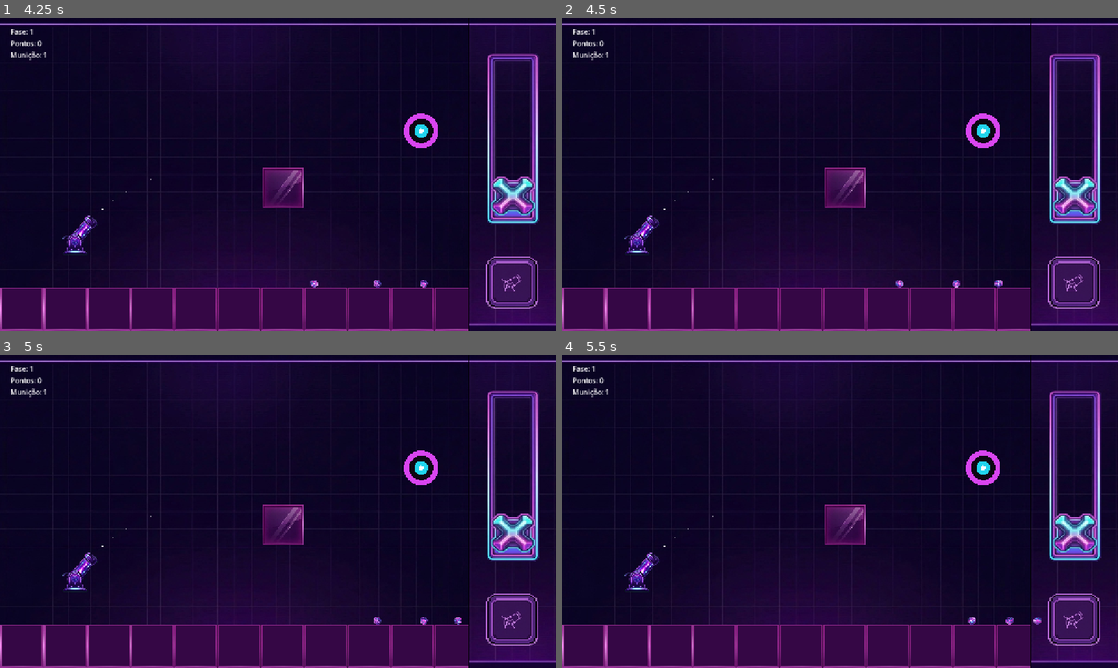
Above: before the commit, frames 1-4 (two rows, left to right).
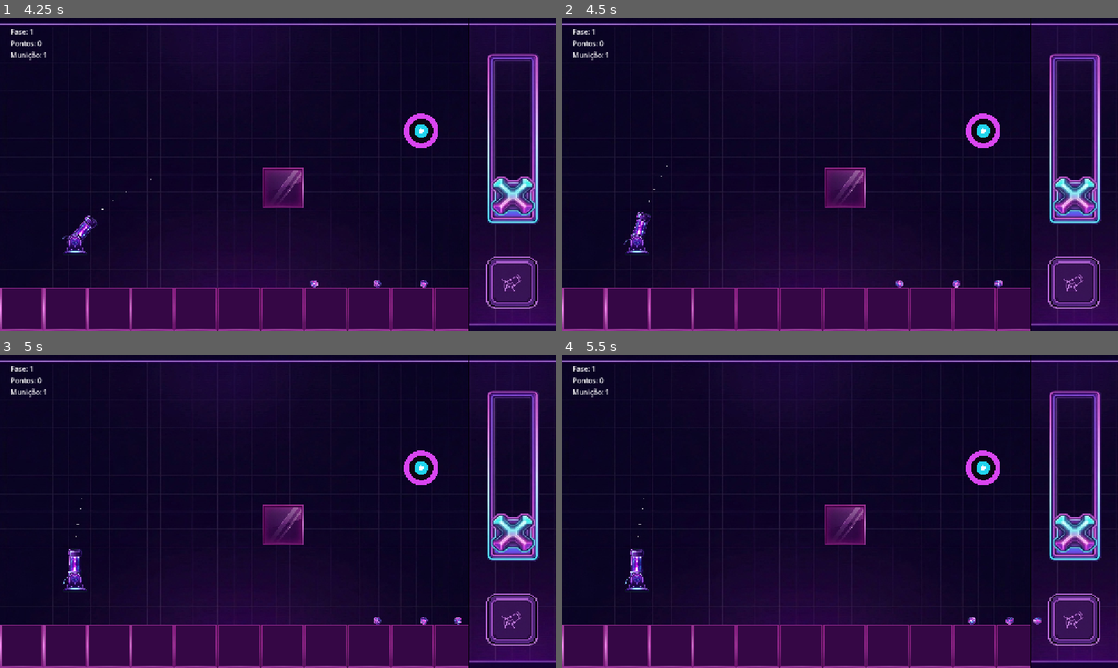
Above: after the commit, the same moments.

Repository: Zidan-09/Arc-Impact
Game: Godot game, scene res://screens/home.tscn
Same seed, same stepped clock (60 frames per second), same inputs: the game is played once before the commit and once after it.
Inputs (mouse positions are in pixels of both pictures, inside the frame that each line leads up to):
- Up to frame 1 (4.25 s): click (278, 174) at 0.5 s; click (511, 284) at 1.25 s; click (511, 284) at 2 s; click (511, 284) at 2.75 s; tap Enter at 3.5 s; drag from (511, 199) to (283, 187) at 3.52 s
- Up to frame 2 (4.5 s): drag from (728, 190) to (984, 130) at 4.27 s
- Up to frame 3 (5 s): no input
- Up to frame 4 (5.5 s): tap Space at 5 s; move the mouse to (895, 442) at 5.02 s; click (895, 442) at 5.17 s

Frame 1 is identical in both runs. In frame 2, 0.3% of the frame differs, in the area x 11-28%, y 47-73%; in frame 3, 0.3%, in the area x 11-28%, y 45-74%; in frame 4, 0.3%.

Commit message:
fix(game): allow cannon angle drag from World area

Diff:
--- a/screens/game.gd
+++ b/screens/game.gd
@@ -3,6 +3,7 @@
 const END_DELAY := 8.0
 const DEFAULT_SEED := 1
 
+@onready var world_area: Control = $WorldArea
 @onready var world: Node2D = $WorldArea/World
 @onready var level_node: Node2D = $WorldArea/World/Level
 @onready var cannon: Cannon = $WorldArea/World/Cannon
@@ -117,12 +118,17 @@
 func _unhandled_input(event: InputEvent) -> void:
 	if event is InputEventMouseButton:
 		if event.button_index == MOUSE_BUTTON_LEFT:
-			_dragging_angle = event.pressed
+			_dragging_angle = event.pressed and _press_in_world(event.position)
 	elif event is InputEventMouseMotion and _dragging_angle:
 		cannon.rotate_cannon(-event.relative.y)
 	elif event is InputEventScreenTouch:
 		if event.index == 0:
-			_dragging_angle = event.pressed
+			_dragging_angle = event.pressed and _press_in_world(event.position)
 	elif event is InputEventScreenDrag:
 		if event.index == 0 and _dragging_angle:
 			cannon.rotate_cannon(-event.relative.y)
+
+
+func _press_in_world(viewport_pos: Vector2) -> bool:
+	var local: Vector2 = world_area.get_global_transform_with_canvas().affine_inverse() * viewport_pos
+	return Rect2(Vector2.ZERO, world_area.size).has_point(local)
--- a/screens/game.tscn
+++ b/screens/game.tscn
@@ -12,6 +12,7 @@
 anchor_bottom = 1.0
 grow_horizontal = 2
 grow_vertical = 2
+mouse_filter = 2
 script = ExtResource("1_game")
 
 [node name="WorldArea" type="Control" parent="." unique_id=1675874694]
